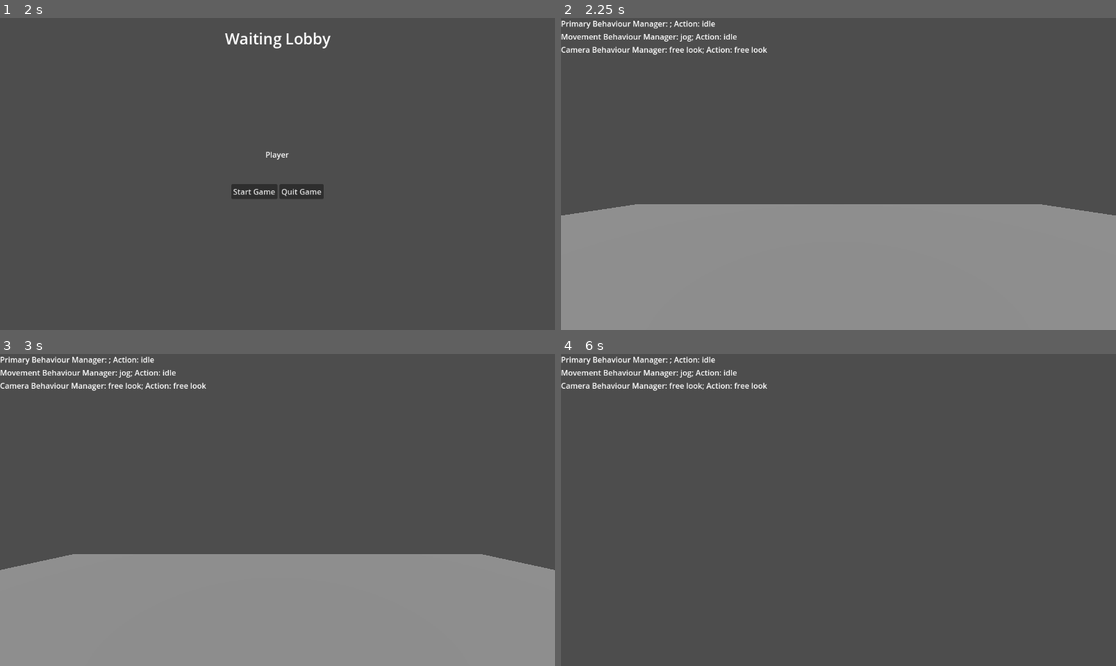
Above: before the commit, frames 1-4 (two rows, left to right).
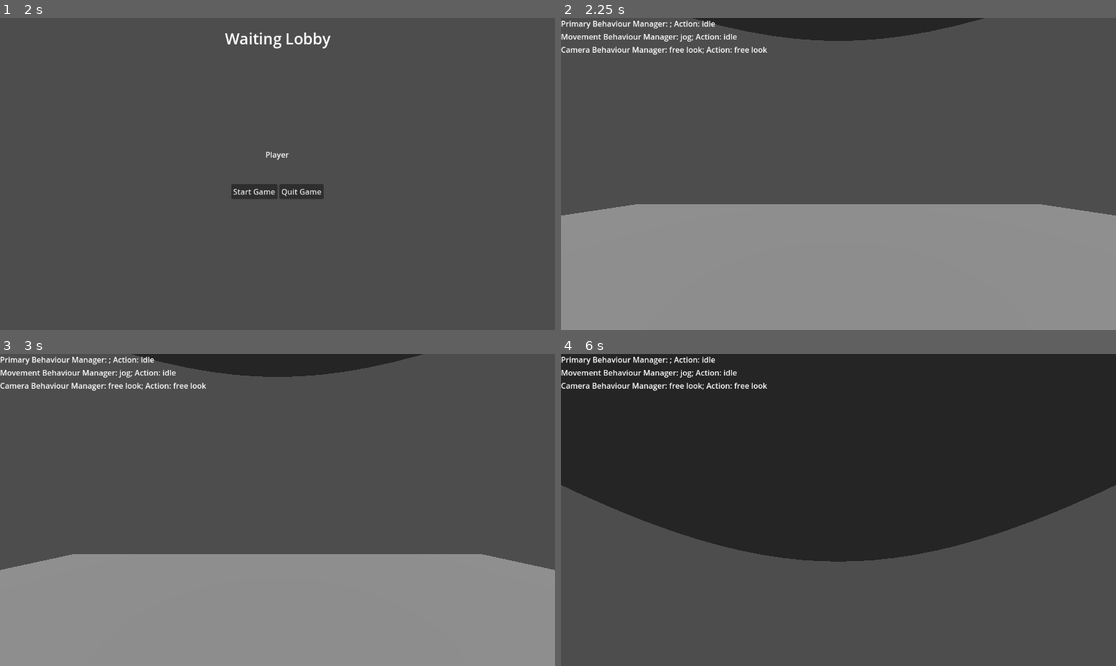
Above: after the commit, the same moments.

Repository: hiemas-lerastad/WizardBattle
Game: Godot game, scene res://Scenes/Game.tscn
Same seed, same stepped clock (60 frames per second), same inputs: the game is played once before the commit and once after it.
Inputs (mouse positions are in pixels of both pictures, inside the frame that each line leads up to):
- Up to frame 1 (2 s): tap Enter at 0.5 s; move the mouse to (399, 158) at 0.52 s; hold D (movement_right) 0.53-1.25 s; hold Ctrl (movement_crouch) 0.53-1.25 s; click (399, 158) at 0.67 s; tap Space (movement_jump) at 0.77 s; click "Host via ENet" at 1.25 s
- Up to frame 2 (2.25 s): click "Start Game" at 2 s
- Up to frame 3 (3 s): tap Space (movement_jump) at 2.75 s; move the mouse to (166, 525) at 2.77 s; hold S (movement_backward) from 2.78 s (still down); tap Shift (movement_sprint) at 2.85 s
- Up to frame 4 (6 s): tap Space (movement_jump) at 3.02, 4.52, 5.27, 5.75 s; tap Enter at 3.5 s; move the mouse to (894, 441) at 3.52 s; release S (movement_backward) at 3.53 s; hold D (movement_right) 3.53-4.28 s; hold Caps Lock (movement_walk) 3.53-4.28 s; move the mouse to (810, 572) at 4.27 s; hold W (movement_forward) from 4.28 s (still down); tap Ctrl (movement_crouch) at 4.35 s; click (810, 572) at 4.42 s; move the mouse to (877, 513) at 5.02 s; hold Shift (movement_sprint) 5.03-5.78 s; tap F1 (record_fireball, bound only after the commit) at 5.65 s; move the mouse to (794, 506) at 5.77 s; tap Caps Lock (movement_walk) at 5.85 s

Frame 1 is identical in both runs. In frame 2, 2.5% of the frame differs, in the area x 23-77%, y 0-8%; in frame 3, 2.5%; in frame 4, 57%, in the area x 0-100%, y 0-67%.

Commit message:
Voice Command Addition

Diff:
--- a/Assets/Audio/AudioBusLayout.tres
+++ b/Assets/Audio/AudioBusLayout.tres
@@ -1,7 +1,10 @@
-[gd_resource type="AudioBusLayout" load_steps=2 format=3 uid="uid://cy54ng6l71ry8"]
+[gd_resource type="AudioBusLayout" load_steps=3 format=3 uid="uid://cy54ng6l71ry8"]
 
 [sub_resource type="AudioEffectCapture" id="AudioEffectCapture_7ukxr"]
 resource_name = "Capture"
+
+[sub_resource type="AudioEffectSpectrumAnalyzer" id="AudioEffectSpectrumAnalyzer_46pgh"]
+resource_name = "SpectrumAnalyzer"
 
 [resource]
 bus/0/volume_db = -5.04224
@@ -13,3 +16,5 @@
 bus/1/send = &"Master"
 bus/1/effect/0/effect = SubResource("AudioEffectCapture_7ukxr")
 bus/1/effect/0/enabled = true
+bus/1/effect/1/effect = SubResource("AudioEffectSpectrumAnalyzer_46pgh")
+bus/1/effect/1/enabled = true
--- a/Scenes/Audio/VOIPManager.tscn
+++ b/Scenes/Audio/VOIPManager.tscn
@@ -1,12 +1,18 @@
-[gd_scene load_steps=2 format=3 uid="uid://dk1e5uk22d3nf"]
+[gd_scene load_steps=3 format=3 uid="uid://dk1e5uk22d3nf"]
 
 [ext_resource type="Script" uid="uid://dlb7kyojg2xm7" path="res://Scripts/Audio/VOIPManager.gd" id="1_spehs"]
+[ext_resource type="Script" uid="uid://ba1bb5etkmgvu" path="res://Scripts/Audio/VoiceCommandRecognizer.gd" id="2_h5wnv"]
 
-[node name="VOIP Manager" type="Node" node_paths=PackedStringArray("input")]
+[node name="VOIP Manager" type="Node" node_paths=PackedStringArray("input", "voice_command_recogniser")]
 script = ExtResource("1_spehs")
 input = NodePath("Microphone Stream")
+voice_command_recogniser = NodePath("VoiceCommandRecogniser")
 
 [node name="Microphone Stream" type="AudioStreamPlayer3D" parent="."]
 volume_db = 20.0
 max_db = 6.0
 bus = &"Record"
+
+[node name="VoiceCommandRecogniser" type="Node" parent="."]
+script = ExtResource("2_h5wnv")
+metadata/_custom_type_script = "uid://ba1bb5etkmgvu"
--- a/Scenes/Entity/Player.tscn
+++ b/Scenes/Entity/Player.tscn
@@ -9,7 +9,9 @@
 
 [sub_resource type="CapsuleShape3D" id="CapsuleShape3D_rpqav"]
 
-[sub_resource type="BoxMesh" id="BoxMesh_dewec"]
+[sub_resource type="CylinderMesh" id="CylinderMesh_paosx"]
+top_radius = 0.0
+height = 1.0
 
 [sub_resource type="CapsuleMesh" id="CapsuleMesh_5ixxa"]
 
@@ -38,7 +40,8 @@
 shape = SubResource("CapsuleShape3D_rpqav")
 
 [node name="MeshInstance3D" type="MeshInstance3D" parent="."]
-mesh = SubResource("BoxMesh_dewec")
+transform = Transform3D(1, 0, 0, 0, 0.990738, -0.135785, 0, 0.135785, 0.990738, 0, 1.23481, 0.0936403)
+mesh = SubResource("CylinderMesh_paosx")
 
 [node name="MeshInstance3D2" type="MeshInstance3D" parent="."]
 mesh = SubResource("CapsuleMesh_5ixxa")
--- a/Scripts/Audio/VOIPManager.gd
+++ b/Scripts/Audio/VOIPManager.gd
@@ -1,20 +1,39 @@
 class_name VOIPManager;
 extends Node;
 
-@export_subgroup("Nodes")
+@export_group("Nodes")
 @export var input: AudioStreamPlayer3D;
 @export var outputs: Array[AudioStreamPlayer3D];
+@export_subgroup("Command Recogniser")
+@export var voice_command_recogniser: VoiceCommandRecogniser;
 
-@export_subgroup("Settings")
+@export_group("Settings")
 @export var enabled: bool = true;
 @export var buffer_size: int = 1024;
 @export var bus_name: String = "Record";
 @export var effect_id: int = 0;
 @export var microphone_input: bool = true;
+@export_subgroup("Command Recogniser")
+@export var analyser_effect_id: int = 1;
+@export var num_bands: int = 20;
+@export var min_frequency: int = 80;
+@export var max_frequency: int = 4000;
 
 var idx: int;
 var effect: AudioEffect;
 var playbacks: Array[AudioStreamGeneratorPlayback];
+var analyser: AudioEffectSpectrumAnalyzerInstance;
+
+
+func _unhandled_input(event: InputEvent) -> void:
+	if event.is_action_pressed("record_fireball"):
+		voice_command_recogniser.record_template("fireball");
+
+	if event.is_action_pressed("record_icespike"):
+		voice_command_recogniser.record_template("iceshard");
+
+	if event.is_action_pressed("record_magic_missile"):
+		voice_command_recogniser.record_template("magicmissile");
 
 
 func _ready() -> void:
@@ -26,10 +45,32 @@
 		idx = AudioServer.get_bus_index(bus_name);
 		effect = AudioServer.get_bus_effect(idx, effect_id);
 
+		if AudioServer.get_bus_effect(idx, analyser_effect_id):
+			analyser = AudioServer.get_bus_effect_instance(idx, analyser_effect_id) as AudioEffectSpectrumAnalyzerInstance;
+
 	for output in outputs:
 		output.play()
 
 		playbacks.append(output.get_stream_playback());
+
+
+func get_band_magnitudes() -> PackedFloat32Array:
+	var mags := PackedFloat32Array()
+	var bus_idx = AudioServer.get_bus_index("Record")
+	var analyser: AudioEffectSpectrumAnalyzerInstance = AudioServer.get_bus_effect_instance(bus_idx, 1)
+
+	if not analyser:
+		return mags
+
+	var band_width = float(max_frequency - min_frequency) / num_bands
+
+	for i in range(num_bands):
+		var f1 = min_frequency + i * band_width
+		var f2 = f1 + band_width
+		var v: Vector2 = analyser.get_magnitude_for_frequency_range(f1, f2)
+		mags.append(0.5 * (v.x + v.y))
+
+	return mags
 
 
 func _process(_delta: float) -> void:
@@ -38,6 +79,11 @@
 	buffer_size = effect.get_frames_available();
 
 	if effect.can_get_buffer(buffer_size):
+		if analyser and voice_command_recogniser:
+			var mags: PackedFloat32Array = get_band_magnitudes();
+			if mags.size() > 0:
+				voice_command_recogniser.add_spectrum_frame(mags);
+
 		send_data.rpc(effect.get_buffer(buffer_size));
 
 	effect.clear_buffer();
--- /dev/null
+++ b/Scripts/Audio/VoiceCommandRecognizer.gd
@@ -0,0 +1,247 @@
+class_name VoiceCommandRecogniser;
+extends Node;
+
+@export_group("Settings")
+@export var num_bands: int = 20;
+@export var frame_interval: float = 0.05;
+@export var max_utterance_frames: int = 40;
+@export var min_utterance_frames: int = 6;
+@export var energy_threshold: float = 0.002;
+@export var early_exit: bool = true;
+@export var max_templates_per_command: int = 5;
+@export var command_cooldown: float = 0.8;
+@export var global_recognition_threshold: float = 5.0;
+@export var confidence_threshold: float = 0.8;
+
+var commands: Array[String] = ["fireball", "iceshard", "magicmissile"];
+
+var rolling_buffer: Array = [];
+var candidate_frames: Array = [];
+var capturing: bool = true;
+var templates: Dictionary = {
+	"fireball": [],
+	"iceshard": [],
+	"magicmissile": []
+};
+
+var command_stats: Dictionary = {
+	"fireball": {"mean": 0.0, "variance": 0.0},
+	"iceshard": {"mean": 0.0, "variance": 0.0},
+	"magicmissile": {"mean": 0.0, "variance": 0.0}
+};
+
+var awaiting_template: String = "";
+var last_command: String = "";
+var last_command_time: float = 0.0;
+var current_time: float = 0.0;
+
+
+func _normalize(frame: PackedFloat32Array) -> PackedFloat32Array:
+	var out: PackedFloat32Array = frame.duplicate();
+	var norm: float = 0.0;
+
+	for v in out:
+		norm += v * v;
+
+	norm = sqrt(norm);
+
+	if norm > 0.0:
+		for i in range(out.size()):
+			out[i] /= norm;
+
+	return out;
+
+
+func _euclidean(a: PackedFloat32Array, b: PackedFloat32Array) -> float:
+	var s: float = 0.0;
+
+	for i in range(min(a.size(), b.size())):
+		var d: float = a[i] - b[i];
+		s += d * d;
+
+	return sqrt(s);
+
+
+func _dtw(seq_a: Array, seq_b: Array, best_so_far: float= INF) -> float:
+	var n: int = seq_a.size();
+	var m: int = seq_b.size();
+
+	if n == 0 or m == 0:
+		return INF;
+
+	var prev: PackedFloat32Array= PackedFloat32Array();
+	var curr: PackedFloat32Array = PackedFloat32Array();
+
+	prev.resize(m + 1);
+	curr.resize(m + 1);
+
+	for j in range(m + 1):
+		prev[j] = INF;
+
+	prev[0] = 0.0;
+
+	for i in range(1, n + 1):
+		curr[0] = INF;
+		var row_min: int = INF;
+
+		for j in range(1, m + 1):
+			var cost: float = _euclidean(_normalize(seq_a[i - 1]), _normalize(seq_b[j - 1]));
+			var best: float = min(prev[j], curr[j - 1], prev[j - 1]);
+
+			curr[j] = cost + best;
+			row_min = min(row_min, curr[j]);
+
+		if early_exit and row_min > best_so_far:
+			return row_min;
+
+		for j in range(m + 1):
+			prev[j] = curr[j];
+
+	return prev[m];
+
+
+func _physics_process(delta: float) -> void:
+	current_time += delta;
+
+
+func add_spectrum_frame(frame: PackedFloat32Array) -> void:
+	rolling_buffer.append(frame);
+
+	if rolling_buffer.size() > max_utterance_frames:
+		rolling_buffer.remove_at(0);
+
+	var energy: float = 0.0;
+
+	for v in frame:
+		energy += v;
+
+	energy /= max(1, frame.size());
+
+	var in_speech: bool = energy >= energy_threshold;
+
+	if in_speech:
+		if not capturing:
+			capturing = true;
+			candidate_frames.clear();
+
+		candidate_frames.append(frame);
+
+		if candidate_frames.size() > max_utterance_frames:
+			candidate_frames.remove_at(0);
+
+	elif capturing:
+		capturing = false;
+
+		if candidate_frames.size() >= min_utterance_frames:
+			var cmd: String = _recognize(candidate_frames);
+
+			if cmd != "":
+				if cmd != last_command or (current_time - last_command_time >= command_cooldown):
+					_handle_command(cmd);
+					last_command = cmd;
+					last_command_time = current_time;
+
+		candidate_frames.clear();
+
+
+func _handle_command(cmd: String) -> void:
+	print("[VoiceCommand] Recognized command:", cmd);
+	# optional: send RPC to server here
+
+func record_template(cmd: String) -> void:
+	capturing = true;
+	candidate_frames.clear();
+	awaiting_template = cmd;
+	print("[VoiceCommand] Awaiting template for '%s'" % cmd);
+
+func _store_template(cmd: String, seq: Array) -> void:
+	var arr: Array = templates.get(cmd, []);
+	arr.append(seq);
+
+	if arr.size() > max_templates_per_command:
+		arr = arr.slice(arr.size() - max_templates_per_command, max_templates_per_command);
+
+	templates[cmd] = arr;
+
+	_update_command_stats(cmd);
+
+
+func _update_command_stats(cmd: String) -> void:
+	var tmpl_list: Array = templates[cmd];
+	if tmpl_list.is_empty():
+		return;
+
+	var distances: Array = [];
+
+	for i in range(tmpl_list.size()):
+		for j in range(i+1, tmpl_list.size()):
+			distances.append(_dtw(tmpl_list[i], tmpl_list[j]));
+
+	if distances.is_empty():
+		return;
+
+	var mean: float = 0.0;
+
+	for d in distances:
+		mean += d;
+
+	mean /= distances.size();
+
+	var variance: float = 0.0;
+
+	for d in distances:
+		variance += (d - mean)*(d - mean);
+
+	variance /= distances.size();
+	command_stats[cmd] = {"mean": mean, "variance": variance};
+
+
+func _recognize(seq: Array) -> String:
+	if awaiting_template != "":
+		_store_template(awaiting_template, seq.duplicate());
+		awaiting_template = "";
+		print("[VoiceCommand] Stored template for command");
+		return "";
+
+	var scores: Dictionary = {}
+
+	for cmd in commands:
+		var tmpl_list: Array = templates[cmd];
+		if tmpl_list.is_empty():
+			continue;
+
+		var sum: float = 0.0;
+
+		for tmpl in tmpl_list:
+			sum += _dtw(seq, tmpl);
+
+		scores[cmd] = sum / tmpl_list.size();
+
+	if scores.is_empty():
+		return "";
+
+	var sorted: Array= scores.keys();
+
+	sorted.sort_custom(func(a, b): return scores[a] < scores[b]);
+
+	var best_cmd: String = sorted[0];
+	var best_score: float = scores[best_cmd];
+
+	if scores.size() == 1:
+		if best_score < global_recognition_threshold:
+			return best_cmd;
+
+		return "";
+
+	var second_score: float = scores[sorted[1]];
+	var confidence: float = second_score / max(best_score, 0.0001);
+
+	var stats: Dictionary = command_stats.get(best_cmd, {"mean": best_score, "variance": 0.0});
+	var threshold: float = stats.mean + 2.0 * sqrt(stats.variance);
+	if threshold <= 0.0:
+		threshold = global_recognition_threshold
+
+	if best_score < threshold and confidence > confidence_threshold:
+		return best_cmd;
+
+	return "";
--- a/project.godot
+++ b/project.godot
@@ -74,3 +74,18 @@
 "events": [Object(InputEventKey,"resource_local_to_scene":false,"resource_name":"","device":-1,"window_id":0,"alt_press …(191 unchanged characters)…
 ]
 }
+record_fireball={
+"deadzone": 0.2,
+"events": [Object(InputEventKey,"resource_local_to_scene":false,"resource_name":"","device":-1,"window_id":0,"alt_pressed":false,"shift_pressed":false,"ctrl_pressed":false,"meta_pressed":false,"pressed":false,"keycode":0,"physical_keycode":4194332,"key_label":0,"unicode":0,"location":0,"echo":false,"script":null)
+]
+}
+record_icespike={
+"deadzone": 0.2,
+"events": [Object(InputEventKey,"resource_local_to_scene":false,"resource_name":"","device":-1,"window_id":0,"alt_pressed":false,"shift_pressed":false,"ctrl_pressed":false,"meta_pressed":false,"pressed":false,"keycode":0,"physical_keycode":4194333,"key_label":0,"unicode":0,"location":0,"echo":false,"script":null)
+]
+}
+record_magic_missile={
+"deadzone": 0.2,
+"events": [Object(InputEventKey,"resource_local_to_scene":false,"resource_name":"","device":-1,"window_id":0,"alt_pressed":false,"shift_pressed":false,"ctrl_pressed":false,"meta_pressed":false,"pressed":false,"keycode":0,"physical_keycode":4194334,"key_label":0,"unicode":0,"location":0,"echo":false,"script":null)
+]
+}
Not shown, added: Scripts/Audio/VoiceCommandRecognizer.gd.uid
